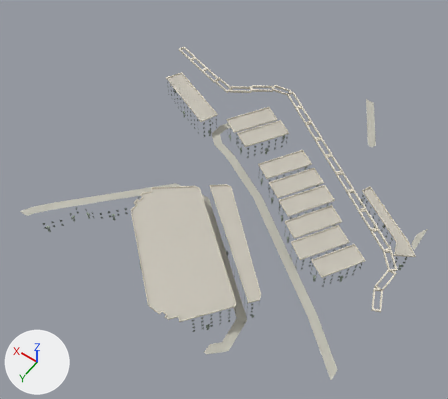
One commit to the glTF model assets/malta/cottonera/bormla_63_31_near.glb: the scene before it, then after it.
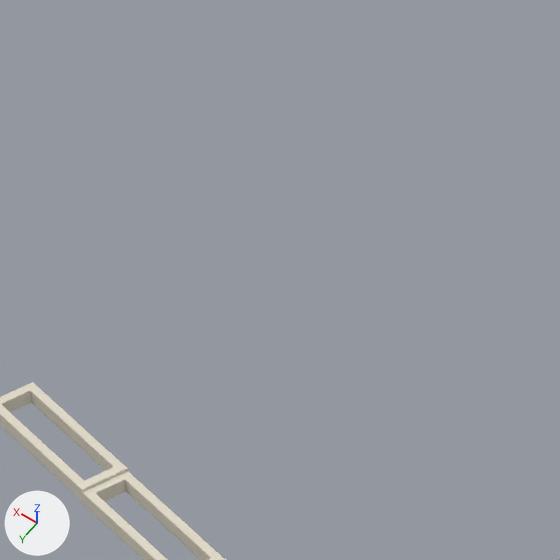
Old and new are each drawn whole from a 50 mm camera at (-159.5, -498.5, 306.4) aimed at (-44.1, -660.1, 52.5) and again close up on the part from 40% to 55% of the width and 0% to 17% of the height. The axes (+X, +Y, +Z) are drawn at lower left. The lights are the same throughout. The first two pictures are the older version. Vertices at exactly the same position are counted once.

Names of what the first close-up shows: 'geometry_0'.
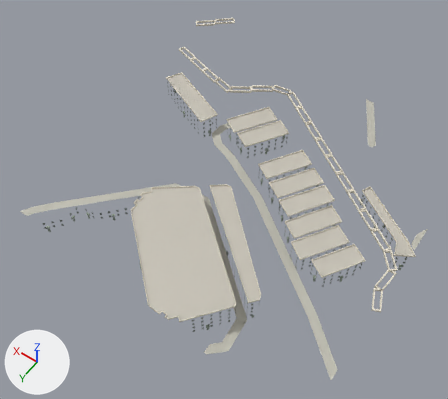
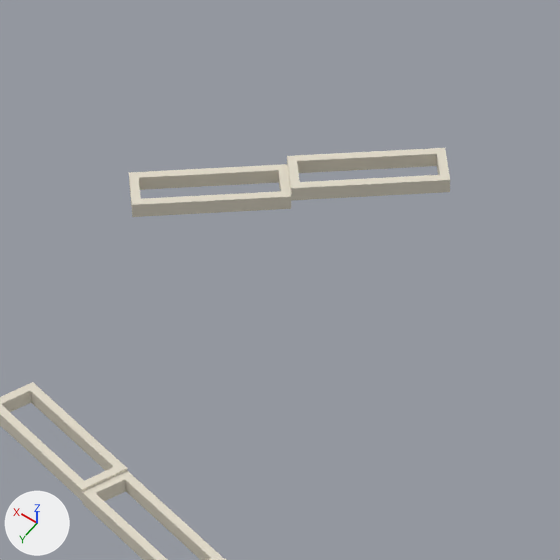
Edits to the bpy script that builds the scene:
```text
Change me_geometry_0:
    used by ob_geometry_0; location = (0.0, 0.0, 0.0)
    remove me_geometry_0.from_pydata(...)  # 5592 vertices, 4923 faces; spans x -141.0..39.0, y -766.0..-583.0, z 51.0..71.0
    add me_geometry_0.from_pydata(...)  # 5624 vertices, 4987 faces; spans x -141.0..45.0, y -770.0..-583.0, z 51.0..71.0
    me_geometry_0 part 1: the loose piece of 16 vertices spanning x -19.0..-7.0, y -725.0..-715.0, z 67.0..68.0 is copied, and the copy is moved by (43.0, -45.0, 1.0); it spans x 24.0..36.0, y -770.0..-759.0, z 69.0..70.0
    me_geometry_0 part 2: the loose piece of 16 vertices spanning x -19.0..-7.0, y -725.0..-715.0, z 67.0..68.0 is copied, and the copy is moved by (52.0, -37.0, 1.0); it spans x 33.0..45.0, y -762.0..-752.0, z 68.0..69.0
    other edits to the shape of me_geometry_0 do not show in these pictures
```

Boxes [x1, y1, x2, y2] around the edits, measured in the close-ups (560 x 560 px):
'geometry_0', reshaped: before [0, 382, 226, 560]; after [0, 148, 450, 560]
part 1 of me_geometry_0, added: after [287, 148, 450, 200]
part 2 of me_geometry_0, added: after [129, 164, 291, 217]
